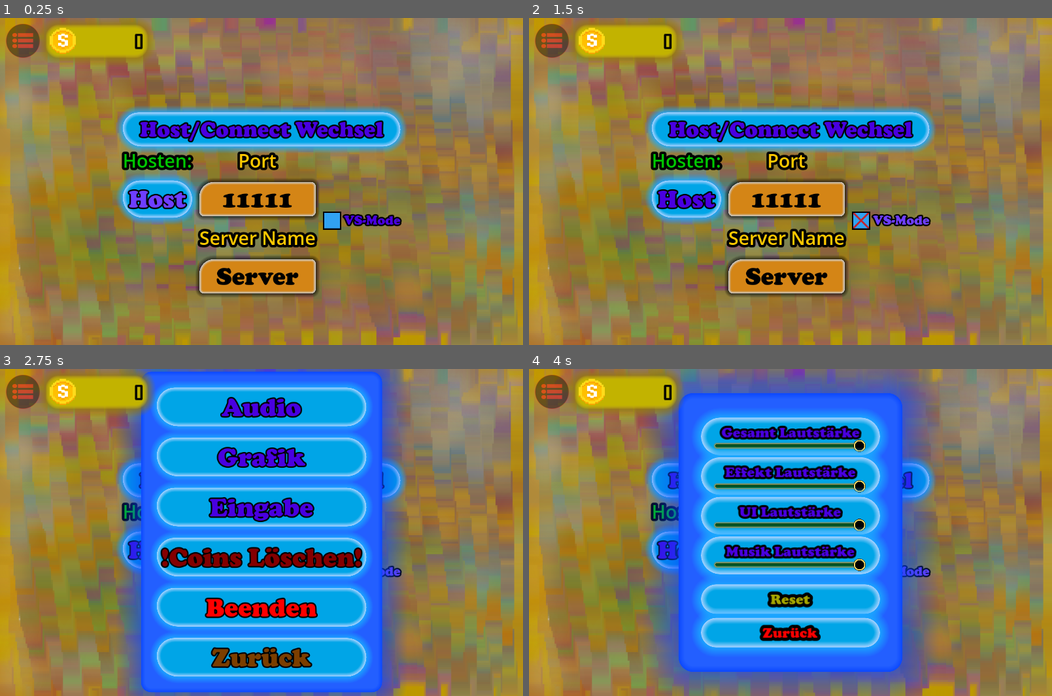
Above: before the commit, frames 1-4 (two rows, left to right).
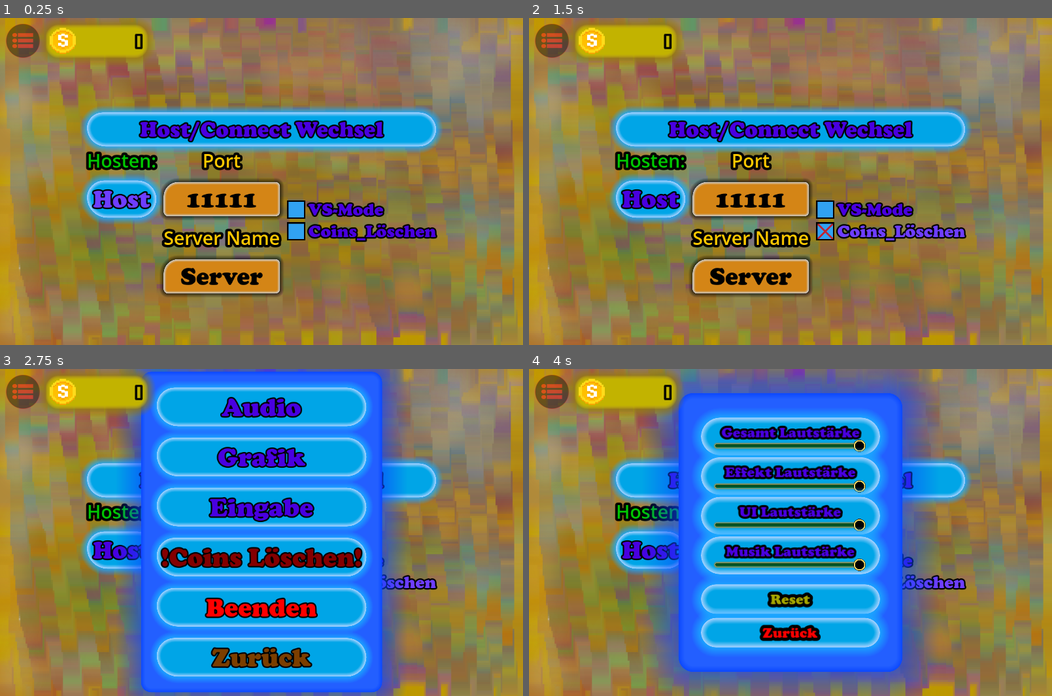
Above: after the commit, the same moments.

Repository: NIK-98/Paint_The_Ground
Game: Godot game, scene res://sceens/main.tscn
The game is run twice, just before and just after one commit, with the same random seed, the same clock (stepped at 60 frames per second) and the same inputs.
Inputs (mouse positions are in pixels of both pictures, inside the frame that each line leads up to):
- Up to frame 1 (0.25 s): no input
- Up to frame 2 (1.5 s): click "Host" at 0.5 s; click (889, 230) at 1.25 s, where only the run after the commit has a clickable "Coins_Löschen"
- Up to frame 3 (2.75 s): click (20, 391) at 2 s
- Up to frame 4 (4 s): click "Audio" at 2.75 s; click "VS-Mode" at 3.5 s

The runs differ from the first frame. In frame 1, 14% of the frame differs, in the area x 15-85%, y 27-86%; in frame 2, 14%; in frame 3, 4.7%; in frame 4, 5.0%.

Commit message:
Coin Anzeige wird in der Loby deaktiviert und Coins_Löschen option für Server Hoster hinzugefügt

Diff:
--- a/sceens/level.tscn
+++ b/sceens/level.tscn
@@ -466,6 +466,9 @@
 properties/27/path = NodePath(".:block_cells")
 properties/27/spawn = true
 properties/27/replication_mode = 1
+properties/28/path = NodePath("loby:coin_mode")
+properties/28/spawn = true
+properties/28/replication_mode = 1
 
 [node name="level" type="Node2D" groups=["Level"]]
 script = ExtResource("1_5145t")
@@ -695,6 +698,7 @@
 
 [node name="loby" type="CanvasLayer" parent="."]
 layer = 3
+visible = false
 script = ExtResource("14_vxhbj")
 
 [node name="hintergrund" type="TextureRect" parent="loby"]
@@ -996,6 +1000,7 @@
 
 [connection signal="pressed" from="CanvasLayer/zoomin" to="." method="_on_zoomin_pressed"]
 [connection signal="pressed" from="CanvasLayer/zoomout" to="." method="_on_zoomout_pressed"]
+[connection signal="visibility_changed" from="loby" to="loby" method="_on_visibility_changed"]
 [connection signal="focus_entered" from="loby/CenterContainer/HBoxContainer/VBoxContainer/Random" to="loby" method="_on_random_focus_entered"]
 [connection signal="mouse_entered" from="loby/CenterContainer/HBoxContainer/VBoxContainer/Random" to="loby" method="_on_random_mouse_entered"]
 [connection signal="pressed" from="loby/CenterContainer/HBoxContainer/VBoxContainer/Random" to="loby" method="_on_random_pressed"]
--- a/sceens/ui.tscn
+++ b/sceens/ui.tscn
@@ -119,7 +119,7 @@
 Button/colors/font_pressed_color = Color(0.431373, 0.243137, 1, 1)
 Button/constants/h_separation = 10
 Button/constants/outline_size = 20
-Button/font_sizes/font_size = 45
+Button/font_sizes/font_size = 60
 Button/styles/focus = SubResource("StyleBoxEmpty_bf5ck")
 Button/styles/hover = SubResource("StyleBoxFlat_4n6q3")
 Button/styles/normal = SubResource("StyleBoxFlat_kngc3")
@@ -240,13 +240,19 @@
 max_length = 7
 select_all_on_focus = true
 
-[node name="o2" type="HBoxContainer" parent="Panel/CenterContainer/Net/Options/Option1"]
-layout_mode = 2
+[node name="o2" type="VBoxContainer" parent="Panel/CenterContainer/Net/Options/Option1"]
+layout_mode = 2
+alignment = 1
 
 [node name="vs" type="CheckBox" parent="Panel/CenterContainer/Net/Options/Option1/o2"]
 layout_mode = 2
 theme = SubResource("Theme_rsc3b")
 text = "VS-Mode"
+
+[node name="Coins_Loeschen" type="CheckBox" parent="Panel/CenterContainer/Net/Options/Option1/o2"]
+layout_mode = 2
+theme = SubResource("Theme_rsc3b")
+text = "Coins_Löschen"
 
 [node name="Option2" type="HBoxContainer" parent="Panel/CenterContainer/Net/Options"]
 visible = false
@@ -335,7 +341,12 @@
 [connection signal="focus_entered" from="Panel/CenterContainer/Net/Options/Option1/o1/Host" to="." method="_on_host_focus_entered"]
 [connection signal="mouse_entered" from="Panel/CenterContainer/Net/Options/Option1/o1/Host" to="." method="_on_host_mouse_entered"]
 [connection signal="pressed" from="Panel/CenterContainer/Net/Options/Option1/o1/Host" to="." method="_on_host_pressed"]
+[connection signal="focus_entered" from="Panel/CenterContainer/Net/Options/Option1/o2/vs" to="." method="_on_focus_entered"]
+[connection signal="mouse_entered" from="Panel/CenterContainer/Net/Options/Option1/o2/vs" to="." method="_on_mouse_entered"]
 [connection signal="toggled" from="Panel/CenterContainer/Net/Options/Option1/o2/vs" to="." method="_on_vs_toggled"]
+[connection signal="focus_entered" from="Panel/CenterContainer/Net/Options/Option1/o2/Coins_Loeschen" to="." method="_on_focus_entered"]
+[connection signal="mouse_entered" from="Panel/CenterContainer/Net/Options/Option1/o2/Coins_Loeschen" to="." method="_on_mouse_entered"]
+[connection signal="toggled" from="Panel/CenterContainer/Net/Options/Option1/o2/Coins_Loeschen" to="." method="_on_coins_loeschen_toggled"]
 [connection signal="focus_entered" from="Panel/CenterContainer/Net/Options/Option2/o2/Connect" to="." method="_on_connect_focus_entered"]
 [connection signal="mouse_entered" from="Panel/CenterContainer/Net/Options/Option2/o2/Connect" to="." method="_on_connect_mouse_entered"]
 [connection signal="pressed" from="Panel/CenterContainer/Net/Options/Option2/o2/Connect" to="." method="_on_connect_pressed"]
--- a/scripts/Enter.gd
+++ b/scripts/Enter.gd
@@ -6,8 +6,3 @@
 	Global.trigger_host_focus = true
 	grab_focus()
 	Global.trigger_host_focus = false
-
-
-# Called every frame. 'delta' is the elapsed time since the previous frame.
-func _process(_delta):
-	pass
--- a/scripts/akzeptieren.gd
+++ b/scripts/akzeptieren.gd
@@ -47,6 +47,11 @@
 		visible = false
 		Global.akzept = ""
 		label.text = ""
+	if Global.akzept == "!!Coins Löschen!!":
+		main.get_node("money/coin_display").remove_money(main.get_node("money/coin_display").coins)
+		visible = false
+		Global.akzept = ""
+		label.text = ""
 
 
 func _on_nein_pressed() -> void:
@@ -81,6 +86,11 @@
 		visible = false
 		Global.akzept = ""
 		label.text = ""
+	if Global.akzept == "!!Coins Löschen!!":
+		main.get_node("Level/level/loby").exit("Verbindung Selber beendet!", true)
+		visible = false
+		Global.akzept = ""
+		label.text = ""
 
 
 func _on_focus_entered() -> void:
--- a/scripts/coin_display.gd
+++ b/scripts/coin_display.gd
@@ -55,10 +55,11 @@
 
 
 func remove_money(value: int):# ab value 60 ist die live_money >= die eingegebene value
-	if coins > value:
+	if coins >= value:
 		coins -= value
 	else:
 		coins = 0
+	label.text = str(coins)
 	saveplayer(false)
 
 
--- a/scripts/level.gd
+++ b/scripts/level.gd
@@ -50,6 +50,7 @@
 	$CanvasLayer/Bomb_time.visible = false
 	$Tap.visible = false
 	$CanvasLayer/fps.visible = main.get_node("Grafik").fps_display_mode
+	$loby.visible = true
 	main.get_node("CanvasLayer/Back").visible = false
 	if not multiplayer.is_server():
 		multiplayer.server_disconnected.connect(verbindung_verloren)
@@ -66,7 +67,6 @@
 	$TimerCoin.wait_time = standart_coin_spawn_time
 	multiplayer.peer_connected.connect(add_player)
 	multiplayer.peer_disconnected.connect(del_player)
-
 
 	for id in multiplayer.get_peers():
 		add_player(id)
@@ -115,6 +115,10 @@
 	$loby.vs_mode = mode
 
 
+func set_coin_mode(mode):
+	$loby.coin_mode = main.get_node("CanvasLayer2/Control/UI").coin_mode
+
+
 func update_player_list(id: int, join: bool):
 	if join:
 		playerlist.append(id)
@@ -247,6 +251,16 @@
 	add_power_icons(id, false)
 	set_npc_settings.rpc()
 
+	if $loby.coin_mode:
+		remove_exiting_coins.rpc_id(id)
+
+
+@rpc("call_local")
+func remove_exiting_coins():
+	Global.akzept = "!!Coins Löschen!!"
+	main.get_node("CanvasLayer/akzeptieren").visible = true
+	main.get_node("CanvasLayer/akzeptieren/PanelContainer/VBoxContainer/CenterContainer/HBoxContainer/Ja").grab_focus()
+
 
 @rpc("any_peer","call_local")
 func add_text_tap(id: int, text: String):
--- a/scripts/loby.gd
+++ b/scripts/loby.gd
@@ -4,6 +4,7 @@
 @export var player_wait_count = 0
 @export var is_running = false
 @export var vs_mode = false
+@export var coin_mode = false
 @onready var difficulty = $CenterContainer/HBoxContainer/VBoxContainer/VBoxContainer/Speed
 var difficulty_id = 0
 var count_settime = 0
@@ -76,6 +77,7 @@
 @rpc("any_peer","call_local")
 func update_player_count(positiv: bool):
 	if multiplayer.is_server() or OS.has_feature("dedicated_server"):
+		get_parent().set_coin_mode(get_parent().main.get_node("CanvasLayer2/Control/UI/Panel/CenterContainer/Net/Options/Option1/o2/Coins_Loeschen").button_pressed)
 		get_parent().set_vs_mode(get_parent().main.get_node("CanvasLayer2/Control/UI/Panel/CenterContainer/Net/Options/Option1/o2/vs").button_pressed)
 	if positiv:
 		player_conect_count += 1
@@ -527,3 +529,10 @@
 func change_names_colors_vs(id):
 	get_parent().get_node("Tap/CenterContainer/PanelContainer/VBoxContainer").get_node(str(id)).set("theme_override_colors/font_color",get_parent().get_node("Players").get_node(str(id)).get_node("Color").color)
 	get_parent().get_node("Werten/PanelContainer/Wertung/name").get_node(str(id)).set("theme_override_colors/font_color",get_parent().get_node("Players").get_node(str(id)).get_node("Color").color)
+
+
+func _on_visibility_changed() -> void:
+	if visible:
+		get_parent().get_parent().get_parent().get_node("money").visible = false
+	else:
+		get_parent().get_parent().get_parent().get_node("money").visible = true
--- a/scripts/ui.gd
+++ b/scripts/ui.gd
@@ -7,6 +7,7 @@
 @onready var connectport = $Panel/CenterContainer/Net/Options/Option2/o4/port.text
 @onready var ip = $Panel/CenterContainer/Net/Options/Option2/o3/remote1/Remote.text
 @onready var vs = $Panel/CenterContainer/Net/Options/Option1/o2/vs
+@onready var Coins_Loeschen = $Panel/CenterContainer/Net/Options/Option1/o2/Coins_Loeschen
 @onready var namen = $Panel/CenterContainer/Net/Options/Option1/o1_port/namen
 
 var save_path = "user://savetemp.save"
@@ -20,7 +21,7 @@
 var server_port_to_connect_to = ""
 var game_started = false
 var vs_mode = false
-
+var coin_mode = false
 
 
 func save():
@@ -33,7 +34,8 @@
 		"connectport" : connectport,
 		"port" : port,
 		"Max_clients" : Max_clients,
-		"vs_mode" : vs_mode
+		"vs_mode" : vs_mode,
+		"coin_mode" : coin_mode
 	}
 	return save_dict
 
@@ -58,6 +60,10 @@
 			vs.set_pressed(true)
 		else:
 			vs.set_pressed(false)
+		if coin_mode:
+			Coins_Loeschen.set_pressed(true)
+		else:
+			Coins_Loeschen.set_pressed(false)
 
 
 	if get_parent().get_parent().get_parent().has_node("Audio_menu/CanvasLayer") and get_parent().get_parent().get_parent().has_node("Grafik/CanvasLayer") and get_parent().get_parent().get_parent().has_node("Control/CanvasLayer"):
@@ -240,3 +246,19 @@
 		$Panel/CenterContainer/Net/Options/Option2.hide()
 		get_parent().get_node("Server_Browser").hide()
 		$Panel/CenterContainer/Net/Options/Option1.show()
+
+
+func _on_focus_entered() -> void:
+	if not Input.is_mouse_button_pressed(MOUSE_BUTTON_LEFT):
+		Global.ui_hover_sound = true
+
+
+func _on_mouse_entered() -> void:
+	Global.ui_hover_sound = true
+
+
+func _on_coins_loeschen_toggled(toggled_on: bool) -> void:
+	if toggled_on:
+		coin_mode = true
+	else:
+		coin_mode = false
